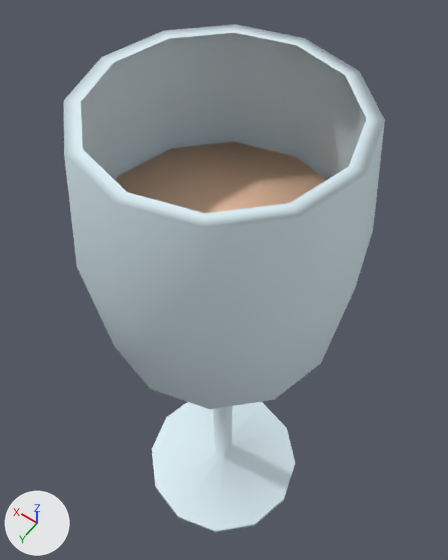
Before and after pictures for a commit that changed the glTF model game/assets/kit/ly-ruou.glb.
The view is the same before and after, from a 50 mm camera at (-0.0674, 0.0935, 0.286) aimed at (0.0104, -0.0155, 0.1146). Arrows for +X, +Y and +Z are at lower left; the lights stay in place. The picture after the commit comes second. Vertices at exactly the same position are counted once.

Script lines for the objects in view, before the commit:
```python
me_mesh_0 = bpy.data.meshes.new('Mesh_0')
me_mesh_0.from_pydata(...)  # 135 vertices, 252 faces; spans x -0.04..0.04, y -0.04..0.04, z 0.0..0.2
me_mesh_0.materials.append(mat_kit)
ob_ly_ruou = bpy.data.objects.new('ly-ruou', me_mesh_0)
ob_ly_ruou.location = (0.0, 0.0, 0.0)
```
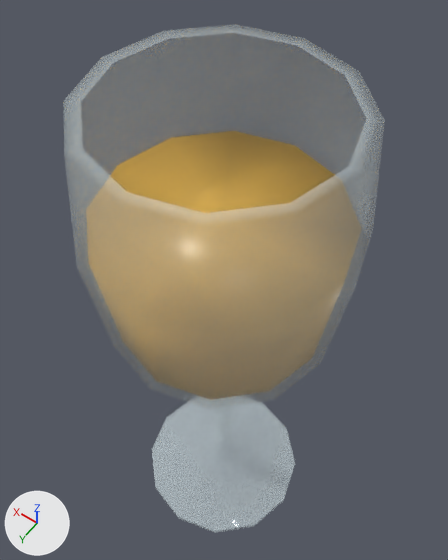
Diff of the bpy script that builds the scene:
```diff
--- a/game/assets/kit/ly-ruou.glb.py
+++ b/game/assets/kit/ly-ruou.glb.py
@@ mat_satin @@
+mat_satin = bpy.data.materials.new('satin')
+mat_satin.use_nodes = True; mat_satin.node_tree.nodes.clear()
+_N = mat_satin.node_tree.nodes; _L = mat_satin.node_tree.links
+n0 = _N.new('ShaderNodeBsdfPrincipled'); n0.name = 'Principled BSDF'
+n0.inputs[2].default_value = 0.36  # 'Roughness'
+n1 = _N.new('ShaderNodeOutputMaterial'); n1.name = 'Material Output'
+n2 = _N.new('ShaderNodeVertexColor'); n2.name = 'Color Attribute'
+_L.new(n0.outputs[0], n1.inputs[0])  # 'BSDF' to 'Surface'
+_L.new(n2.outputs[0], n0.inputs[0])  # 'Color' to 'Base Color'
@@ mat_glass @@
+mat_glass = bpy.data.materials.new('glass')
+# nodes: BsdfPrincipled, Math, OutputMaterial, VertexColor
@@ me_mesh_0 @@
 # used by ob_ly_ruou; location = (0.0, 0.0, 0.0)
-me_mesh_0.from_pydata(...)  # 135 vertices, 252 faces; spans x -0.04..0.04, y -0.04..0.04, z 0.0..0.2
+me_mesh_0.from_pydata(...)  # 147 vertices, 276 faces; spans x -0.04..0.04, y -0.04..0.04, z 0.0..0.2
+# me_mesh_0 part 1: the loose piece of 26 vertices spanning x -0.038..0.038, y -0.038..0.038, z 0.125..0.16 is rebuilt with 38 vertices and now spans x -0.037..0.037, y -0.037..0.037, z 0.105..0.165, in mat_satin
+# me_mesh_0 part 2: 204 kept faces spanning x -0.04..0.04, y -0.04..0.04, z 0.0..0.2 get new vertex colours; the middle colour goes from pale blue #dceef5 to white #e3f2f7
+# me_mesh_0 part 3: 204 faces spanning x -0.04..0.04, y -0.04..0.04, z 0.0..0.2 switch from mat_kit to mat_glass
+me_mesh_0.materials.append(mat_satin)
```

Changed parts and their boxes (x1, y1, x2, y2) in the pictures (448 x 560 px):
'ly-ruou', reshaped
    before: (64, 24, 385, 533)
    after: (86, 131, 362, 400)
part 1 of me_mesh_0, rebuilt
    before: (115, 142, 326, 213)
    after: (86, 131, 362, 400)
part 2 of me_mesh_0, recoloured (pale blue)
    before: (64, 24, 385, 533)
part 3 of me_mesh_0, recoloured
    before: (64, 24, 385, 533)
